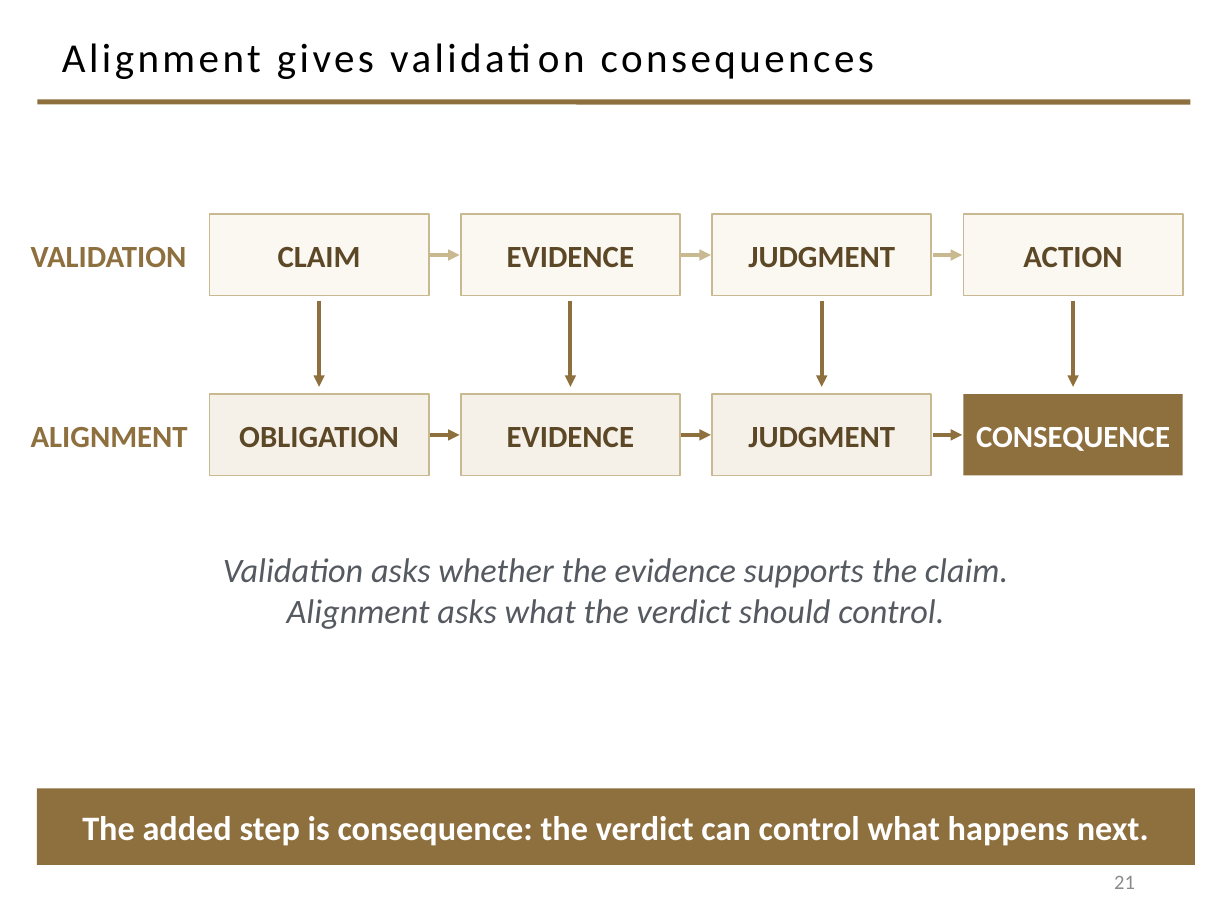
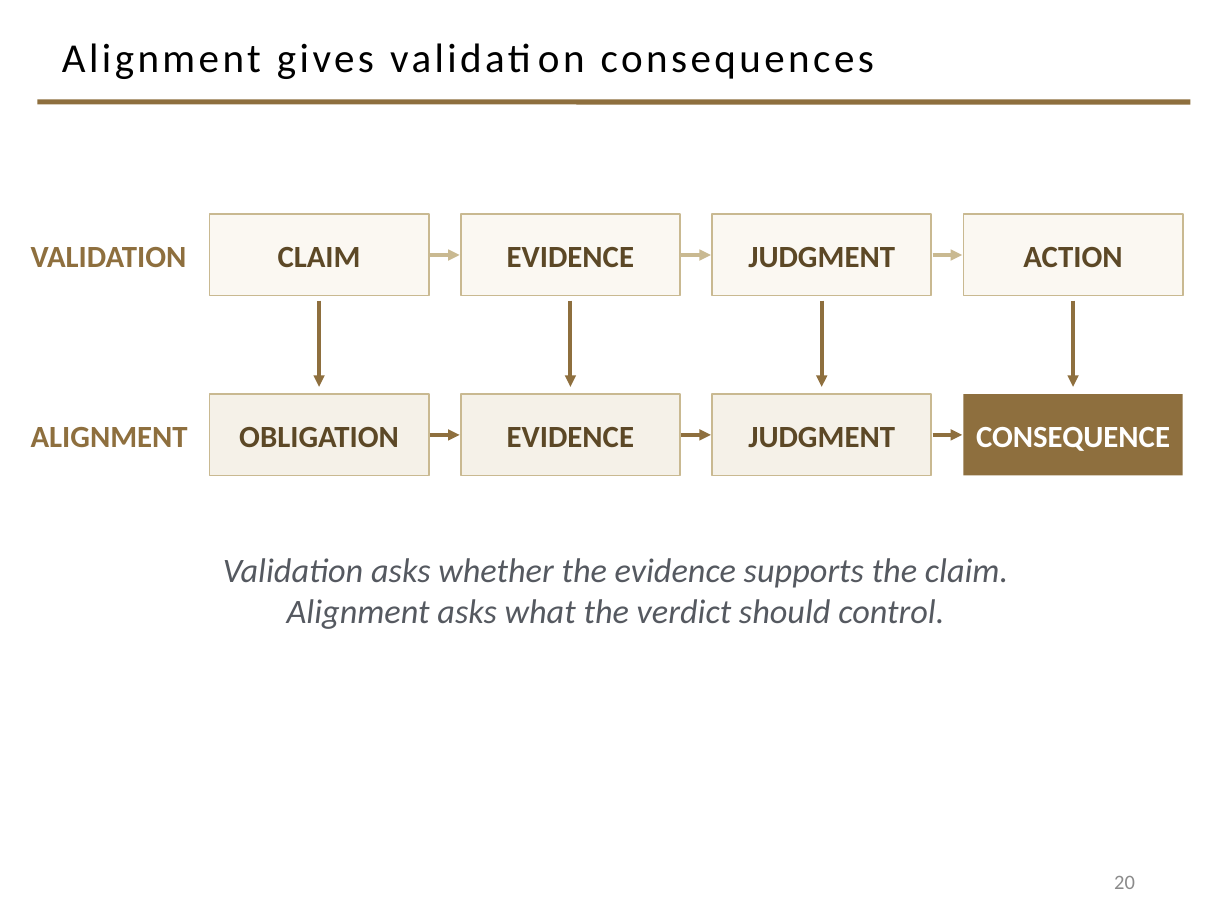
Before and after one commit to davisjam/model-based-agentic-software-engineering, a slide deck: slide 20 of course/lectures/act-2-delegation-and-control/03-alignment/2-3-Alignment.pptx (slide 21 before the commit). Drawn at 1232x924 pixels with LibreOffice and Linux fonts; fonts in the diff are those of the drawing; background and template pictures are left out. Boxes give left, top, right and bottom in pixels: in the first picture for what was removed or moved away, otherwise in the second. Text is boxed around its words. In the diff, an @@ line names an element or a change of style, - is before the commit and + after.

Commit message:
deck 2-3 prune B: cut the scaffolding slide and four restatements
Delete 'A process gives us something to reason about' (divider now goes
straight into the four failure modes). 'Evidence is evidence only
relative to an obligation' becomes 'Evidence bears on an obligation.'
Drop the over-caption on 'Prevent or detect?', the 'Some actions are
permitted...' line (gate footer says it), and the 'added step is
consequence' footer (the diagram says CONSEQUENCE).

```diff
--- a/course/lectures/act-2-delegation-and-control/03-alignment/2-3-Alignment.pptx
+++ b/course/lectures/act-2-delegation-and-control/03-alignment/2-3-Alignment.pptx
@@ rectangle removed at box(37, 788, 1195, 865) @@
-The added step is consequence: the verdict can control what happens next.
@@ page number at box(1114, 876, 1135, 889): text changed @@
-21
+20
```
Also in this commit, not shown: 3 other slides changed, 1 slide removed.
